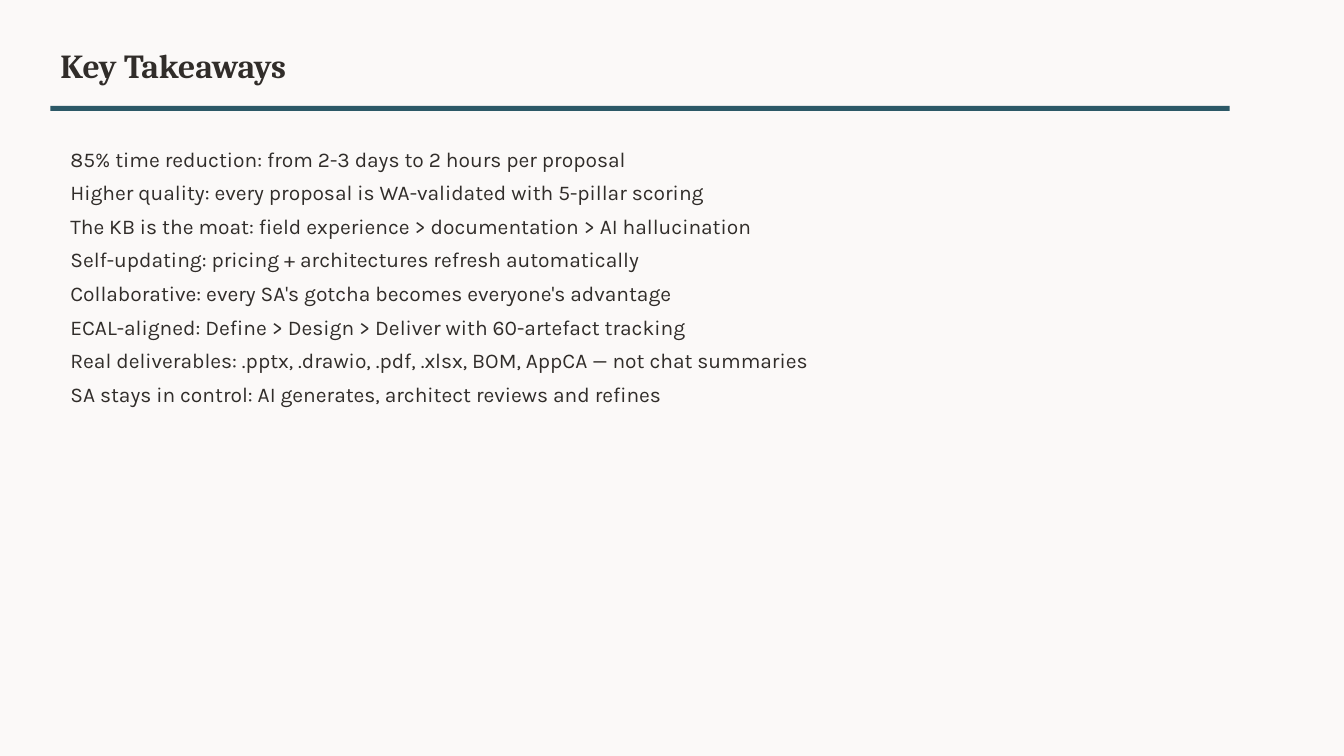
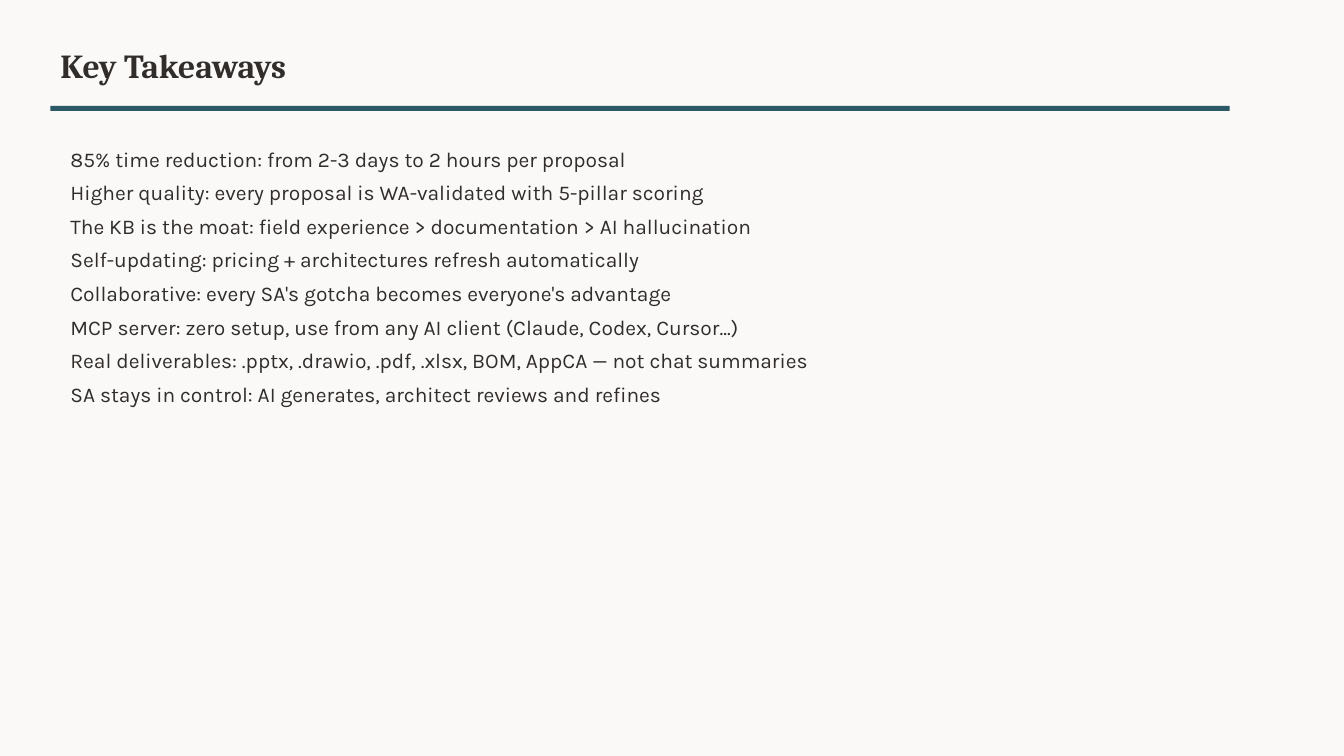
Before and after one commit to Diegoecab/oci-deal-accelerator, a slide deck: slide 12 of examples/output-demo-pharma-mx/demo-presentation.pptx (slide 11 before the commit). Drawn at 1344x756 pixels with LibreOffice and Linux fonts; fonts in the diff are those of the drawing; background and template pictures are left out. Boxes give left, top, right and bottom in pixels: in the first picture for what was removed or moved away, otherwise in the second. Text is boxed around its words. In the diff, an @@ line names an element or a change of style, - is before the commit and + after.

```diff
--- a/examples/output-demo-pharma-mx/demo-presentation.pptx
+++ b/examples/output-demo-pharma-mx/demo-presentation.pptx
@@ text at box(70, 320, 738, 340): text changed @@
-ECAL-aligned: Define > Design > Deliver with 60-artefact tracking
+MCP server: zero setup, use from any AI client (Claude, Codex, Cursor...)
```
Also in this commit, not shown: 1 other slide changed, 2 slides added, 1 other file.
